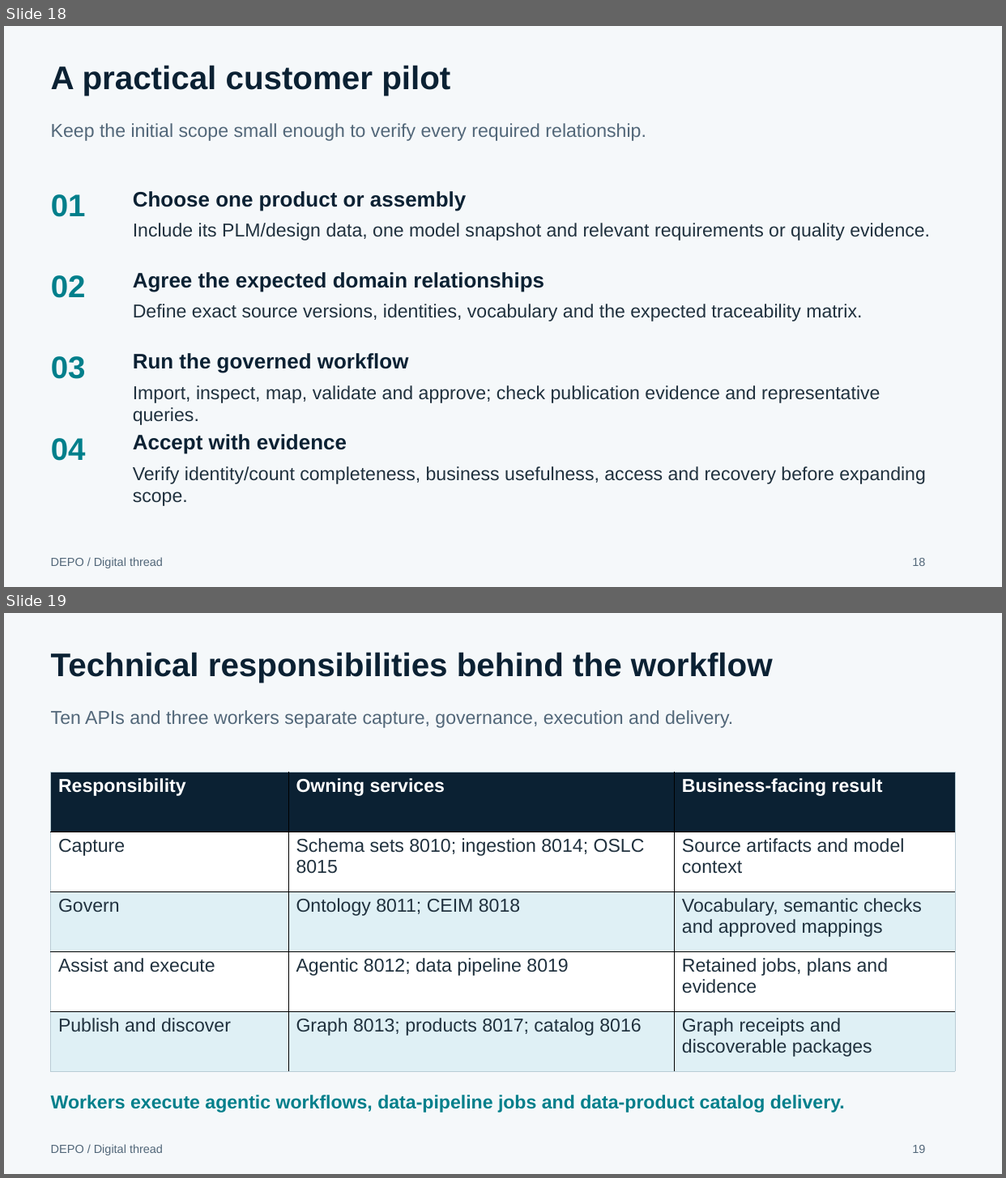
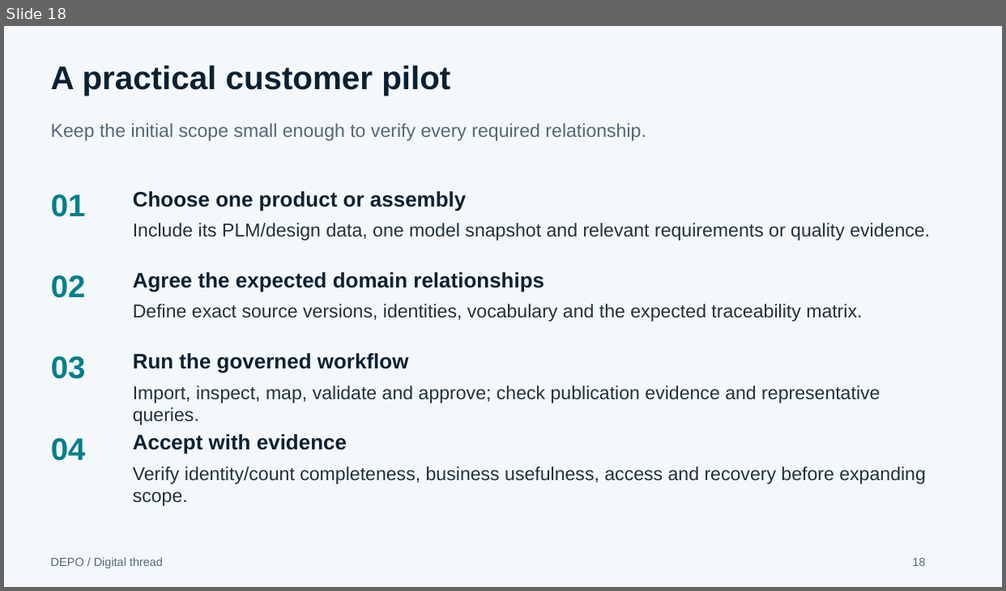
Before and after one commit to dparitosh/PMem, a slide deck: deliverables/DEPO_Functional_Architecture_and_Deployment.pptx. Shown one above the other, each under a label of ours: slides 18 and 19 before the commit, slide 18 after it. The pictures are 1006x1178 and 1006x591 pixels, drawn with LibreOffice and Linux fonts; fonts in the diff are those of the drawing. Boxes give left, top, right and bottom in pixels: in the first picture for what was removed or moved away, otherwise in the second. Text is boxed around its words. In the diff, an @@ line names an element or a change of style, - is before the commit and + after.

```diff
--- a/deliverables/DEPO_Functional_Architecture_and_Deployment.pptx
+++ b/deliverables/DEPO_Functional_Architecture_and_Deployment.pptx
@@ slide 19 removed at (x1=4, y1=613, x2=1002, y2=1174), background #F5F8FA @@
@@ text removed at (x1=51, y1=652, x2=773, y2=683) @@
-Technical responsibilities behind the workflow
@@ text removed at (x1=51, y1=710, x2=733, y2=728) @@
-Ten APIs and three workers separate capture, governance, execution and delivery.
@@ table removed at (x1=50, y1=772, x2=956, y2=1071), 5 rows, 3 columns @@
-Responsibility | Owning services | Business-facing result
-Capture | Schema sets 8010; ingestion 8014; OSLC 8015 | Source artifacts and model context
-Govern | Ontology 8011; CEIM 8018 | Vocabulary, semantic checks and approved mappings
-Assist and execute | Agentic 8012; data pipeline 8019 | Retained jobs, plans and evidence
-Publish and discover | Graph 8013; products 8017; catalog 8016 | Graph receipts and discoverable packages
@@ text removed at (x1=51, y1=1095, x2=845, y2=1113) @@
-Workers execute agentic workflows, data-pipeline jobs and data-product catalog delivery.
@@ text removed at (x1=51, y1=1144, x2=163, y2=1156) @@
-DEPO / Digital thread
@@ text removed at (x1=912, y1=1145, x2=925, y2=1153) @@
-19
```
Also in this commit, not shown: 5 other slides removed, 2 other files.
